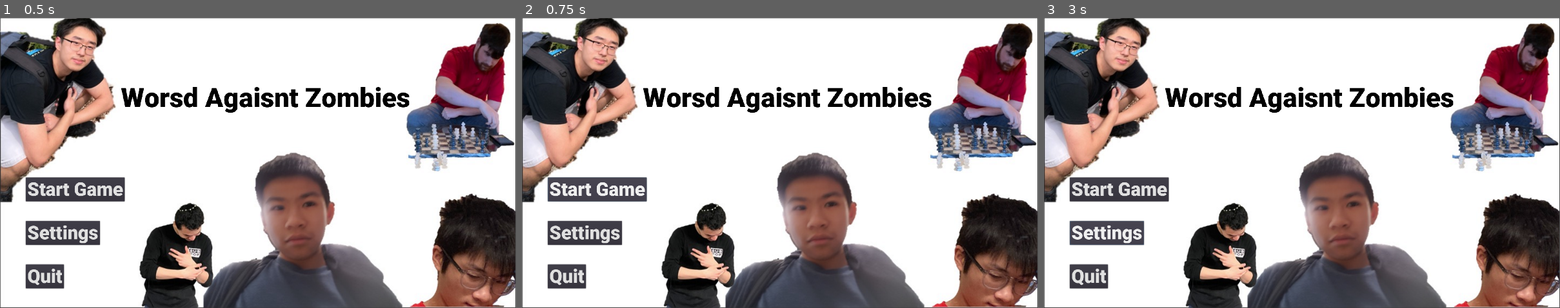
Above: before the commit, frames 1-3 (left to right).
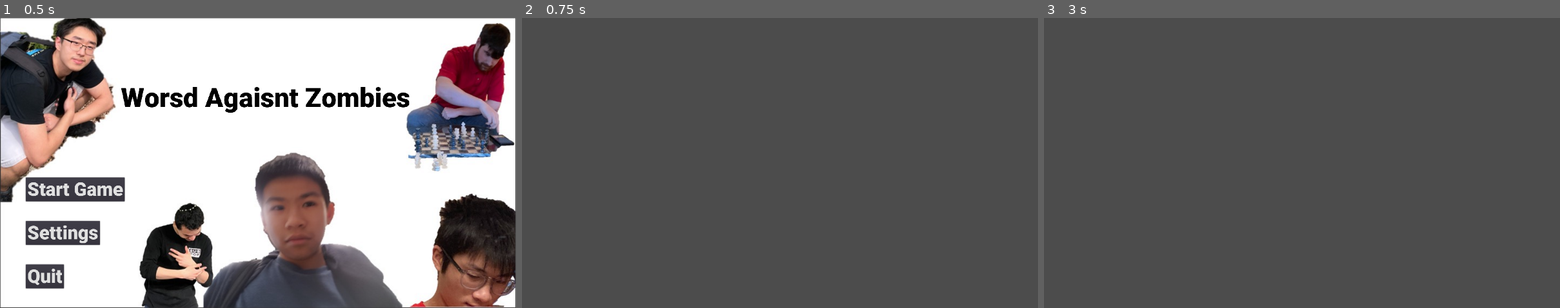
Above: after the commit, the same moments.

Repository: IMlame/WordsAgainstZombies
Game: Godot game, scene res://src/TitleScene/TitleScene.tscn
Same seed, same stepped clock (60 frames per second), same inputs: the game is played once before the commit and once after it.
Inputs (mouse positions are in pixels of both pictures, inside the frame that each line leads up to):
- Up to frame 1 (0.5 s): no input
- Up to frame 2 (0.75 s): click "Start Game" at 0.5 s
- Up to frame 3 (3 s): click (1121, 189) at 1.25 s, where only the run before the commit has a clickable "Start Game"; click (1121, 189) at 2 s, where only the run before the commit has a clickable "Start Game"; click (1105, 232) at 2.75 s, where only the run before the commit has a clickable "Settings"

Frame 1 is identical in both runs. In frame 2, 91% of the frame differs, in the area x 0-100%, y 0-100%; in frame 3, 91%.

Commit message:
pogu

Diff:
--- a/project.godot
+++ b/project.godot
@@ -13,6 +13,10 @@
 config/name="WordsAgaisntZombies"
 run/main_scene="res://src/TitleScene/TitleScene.tscn"
 config/icon="res://icon.png"
+
+[autoload]
+
+Global="*res://src/global.gd"
 
 [display]
 
--- /dev/null
+++ b/src/SaveScene/SaveScene.gd
@@ -0,0 +1,21 @@
+extends Node2D
+
+
+# Declare member variables here. Examples:
+# var a = 2
+# var b = "text"
+
+
+# Called when the node enters the scene tree for the first time.
+func _ready():
+	var highscore = 0
+	var score_file = "user://score.save"
+	var file = File.new()
+	file.open(score_file, File.WRITE)
+	file.store_var(highscore)
+	file.close()
+
+
+# Called every frame. 'delta' is the elapsed time since the previous frame.
+#func _process(delta):
+#	pass
--- /dev/null
+++ b/src/SaveScene/SaveScene.tscn
@@ -0,0 +1,6 @@
+[gd_scene load_steps=2 format=2]
+
+[ext_resource path="res://src/SaveScene/SaveScene.gd" type="Script" id=1]
+
+[node name="Node2D" type="Node2D"]
+script = ExtResource( 1 )
--- a/src/TitleScene/TitleScene.gd
+++ b/src/TitleScene/TitleScene.gd
@@ -28,7 +28,7 @@
 func _on_button_pushed(button_name: String):
 	match button_name:
 		"Start Game":
-			print("start game")
+			get_tree().change_scene("res://src/SaveScene/SaveScene.tscn")
 		"Settings":
 			print("settings")
 		"Quit":
--- /dev/null
+++ b/src/global.gd
@@ -0,0 +1,31 @@
+extends Node
+
+var character_class = null
+var cur_health = 0
+var max_health = 0
+var deck = []
+var gold = 0
+var xp = 0
+var xp_level = 0
+var stage = 0
+var base_damage = 0
+var starting_hand_count = 0
+var letter_count = 0
+
+func _ready():
+	print("dab")
+
+func save_data():
+	var game_data = {
+		"character_class" : character_class,
+		"cur_health" : cur_health,
+		"max_health" : max_health,
+		"deck" : deck,
+		"gold" : gold,
+		"xp" : xp,
+		"xp_level" : xp_level,
+		"stage" : stage,
+		"base_damage" : base_damage,
+		"starting_hand_count" : starting_hand_count,
+		"letter_count" : letter_count
+	}
